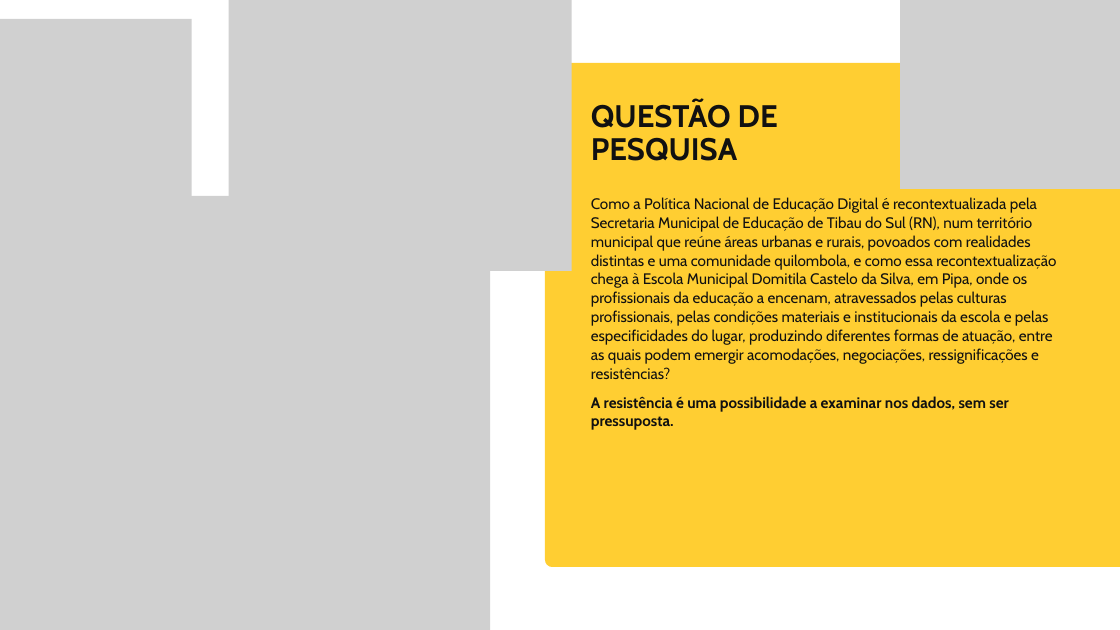
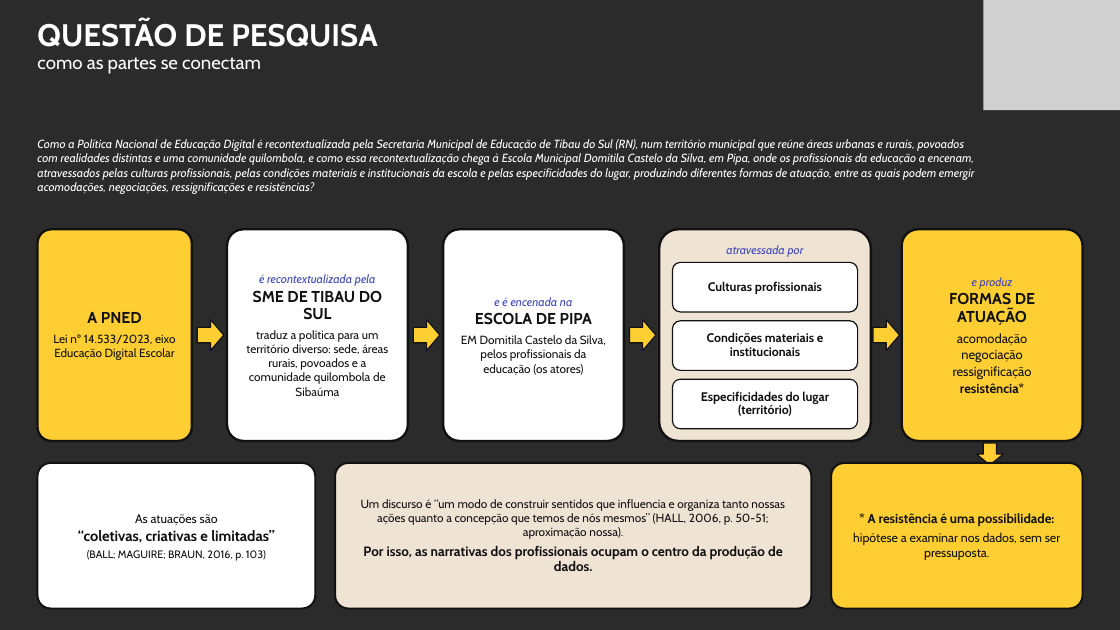
Before and after one commit to yzynya-beep/Tese, a slide deck: slide 4 of apresentacao_qualificacao/Qualificacao_PNED_Pipa.pptx. Drawn at 1120x630 pixels with LibreOffice and Linux fonts; fonts in the diff are those of the drawing; grey boxes stand for pictures; background and template pictures are left out; a plain dark background stands for a picture behind light text. Boxes give left, top, right and bottom in pixels: in the first picture for what was removed or moved away, otherwise in the second. Text is boxed around its words. In the diff, an @@ line names an element or a change of style, - is before the commit and + after.

```diff
--- a/apresentacao_qualificacao/Qualificacao_PNED_Pipa.pptx
+++ b/apresentacao_qualificacao/Qualificacao_PNED_Pipa.pptx
@@ picture removed at <box>0,19,192,271</box> @@
@@ text at <box>37,19,377,47</box>: text colour #111111 to #FFFFFF in "QUESTÃO DE PESQUISA" @@
@@ text "QUESTÃO DE PESQUISA": place and size @@
-text "QUESTÃO DE PESQUISA" at <box>591,101,778,161</box>
+text "QUESTÃO DE PESQUISA" at <box>37,19,377,74</box>
@@ picture removed at <box>900,0,1120,189</box> @@
@@ picture: place and size @@
-picture at <box>228,0,572,271</box>
+picture at <box>983,0,1120,110</box>
@@ text at <box>37,57,261,74</box>: paragraph added @@
+como as partes se conectam
@@ freeform shape removed at <box>545,63,1120,567</box> @@
@@ text "Como a Política Nacional de ...": place and size @@
-text "Como a Política Nacional de ..." at <box>591,197,1056,430</box>
+text "Como a Política Nacional de ..." at <box>37,139,974,194</box>
@@ text "Como a Política Nacional de ..." at <box>37,139,974,194</box>: size 19.6 to 15.2 pt, text colour #111111 to #FFFFFF, italic on; line spacing 1.03 to 1; less space between paragraphs; vertical alignment top to middle @@
@@ picture removed at <box>0,196,490,630</box> @@
@@ rounded rectangle added at <box>38,229,192,441</box>, fill #FFCE32, outline #111111 3 pt, 15.2 pt, text #111111 @@
+A PNED
+Lei nº 14.533/2023, eixo Educação Digital Escolar
@@ rounded rectangle added at <box>227,229,408,441</box>, fill #FFFFFF, outline #111111 3 pt, 15.2 pt, text #111111 @@
+é recontextualizada pela
+SME DE TIBAU DO SUL
+traduz a política para um território diverso: sede, áreas rurais, povoados e a comunidade quilombola de Sibaúma
@@ rounded rectangle added at <box>443,229,624,441</box>, fill #FFFFFF, outline #111111 3 pt, 15.2 pt, text #111111 @@
+e é encenada na
+ESCOLA DE PIPA
+EM Domitila Castelo da Silva, pelos profissionais da educação (os atores)
@@ rounded rectangle added at <box>659,229,871,441</box>, fill #EFE3D4, outline #111111 3 pt, 15.2 pt, text #3F48BA, italic @@
+atravessada por
@@ rounded rectangle added at <box>902,229,1082,441</box>, fill #FFCE32, outline #111111 3 pt, 16.7 pt, text #111111 @@
+e produz
+FORMAS DE ATUAÇÃO
+acomodação
+negociação
+ressignificação
+resistência*
@@ rounded rectangle added at <box>673,263,858,312</box>, fill #FFFFFF, outline #111111 1.5 pt, 15.9 pt, text #111111, bold @@
+Culturas profissionais
@@ right arrow added at <box>197,320,223,351</box>, fill #FFCE32, outline #111111 1.5 pt @@
@@ right arrow added at <box>413,320,440,351</box>, fill #FFCE32, outline #111111 1.5 pt @@
@@ right arrow added at <box>629,320,656,351</box>, fill #FFCE32, outline #111111 1.5 pt @@
@@ rounded rectangle added at <box>673,321,858,371</box>, fill #FFFFFF, outline #111111 1.5 pt, 15.9 pt, text #111111, bold @@
+Condições materiais e institucionais
@@ right arrow added at <box>873,320,899,351</box>, fill #FFCE32, outline #111111 1.5 pt @@
@@ rounded rectangle added at <box>673,379,858,429</box>, fill #FFFFFF, outline #111111 1.5 pt, 15.9 pt, text #111111, bold @@
+Especificidades do lugar (território)
@@ text at <box>591,396,1008,430</box>: paragraph removed @@
-A resistência é uma possibilidade a examinar nos dados, sem ser pressuposta.
@@ down arrow added at <box>977,443,1003,465</box>, fill #FFCE32, outline #111111 1.5 pt @@
@@ rounded rectangle added at <box>38,463,315,609</box>, fill #FFFFFF, outline #111111 2.5 pt, 18.9 pt, text #111111 @@
+As atuações são
+“coletivas, criativas e limitadas”
+(BALL; MAGUIRE; BRAUN, 2016, p. 103)
@@ rounded rectangle added at <box>335,463,811,609</box>, fill #EFE3D4, outline #111111 2.5 pt, 15.2 pt, text #111111 @@
+Um discurso é “um modo de construir sentidos que influencia e organiza tanto nossas ações quanto a concepção que temos de nós mesmos” (HALL, 2006, p. 50-51; aproximação nossa).
+Por isso, as narrativas dos profissionais ocupam o centro da produção de dados.
@@ rounded rectangle added at <box>831,463,1082,609</box>, fill #FFCE32, outline #111111 2.5 pt, 15.9 pt, text #111111 @@
+* A resistência é uma possibilidade:
+hipótese a examinar nos dados, sem ser pressuposta.
```
Also in this commit, not shown: 4 other files.
